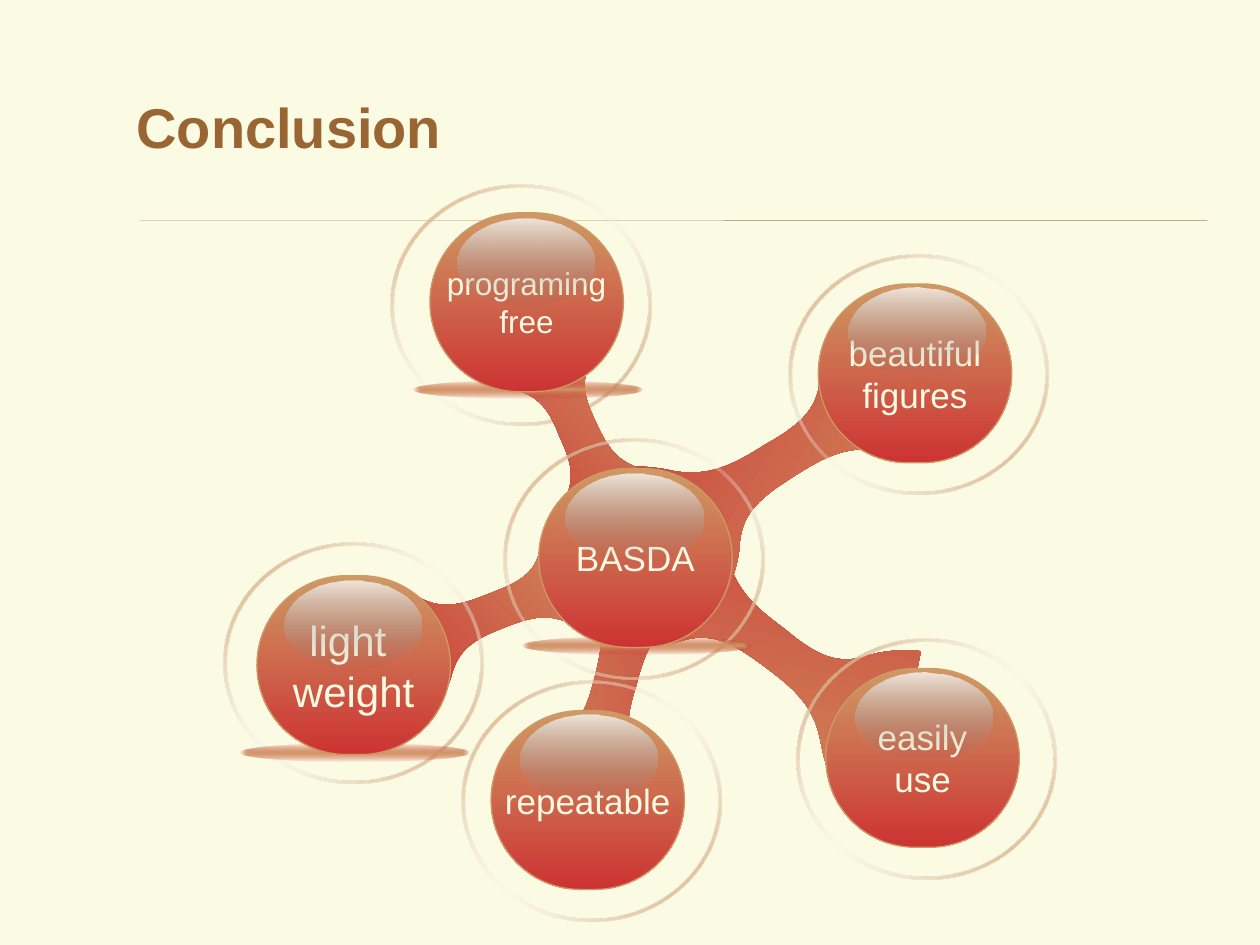
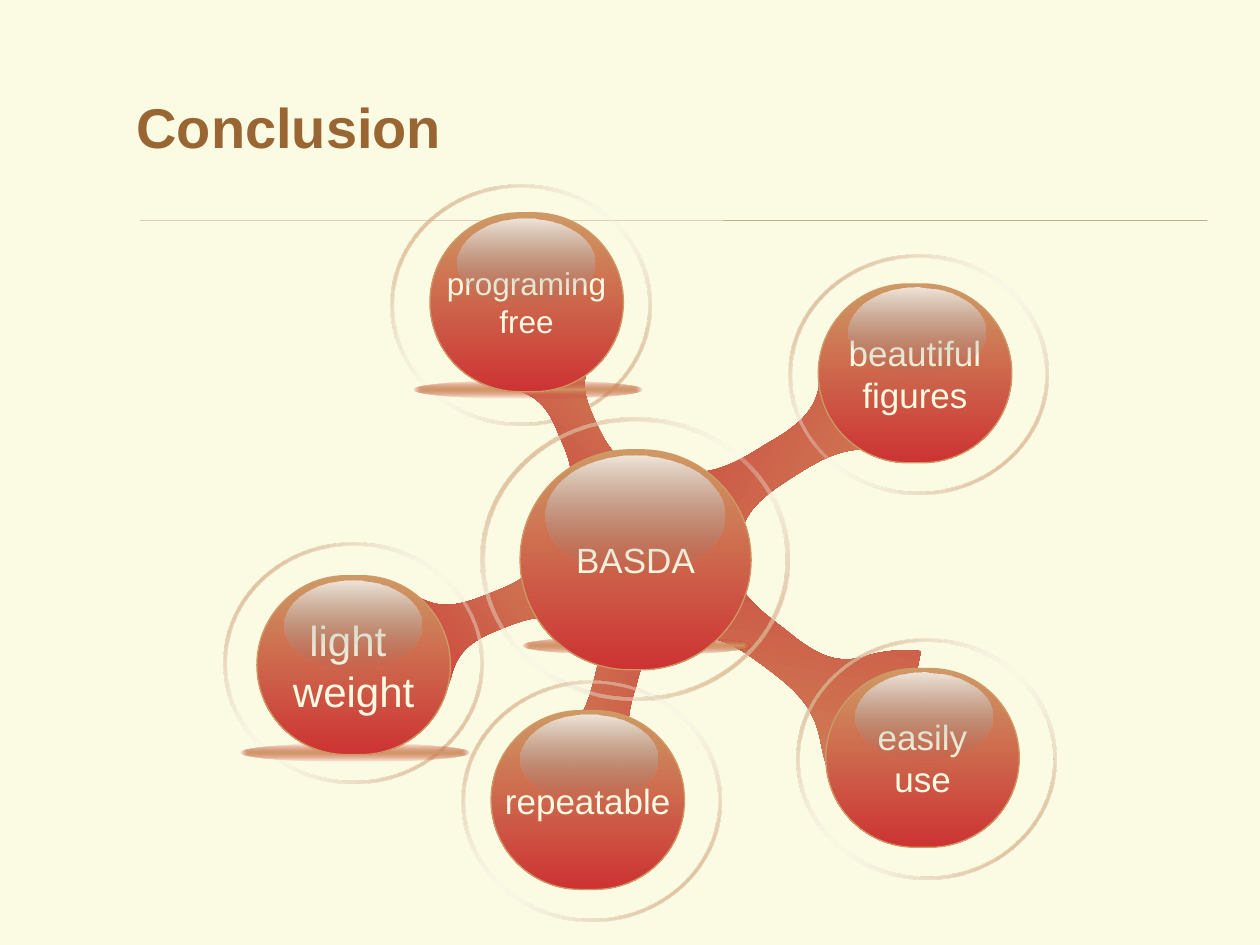
Before and after one commit to YancyW/BASDA, a slide deck: slide 21 of doc/BASDA_Introduction.pptx (slide 35 before the commit). Drawn at 1260x945 pixels with LibreOffice and Linux fonts; fonts in the diff are those of the drawing; background and template pictures are left out. Boxes give left, top, right and bottom in pixels: in the first picture for what was removed or moved away, otherwise in the second. Text is boxed around its words. In the diff, an @@ line names an element or a change of style, - is before the commit and + after.

```diff
--- a/doc/BASDA_Introduction.pptx
+++ b/doc/BASDA_Introduction.pptx
@@ freeform shape: place and size @@
-freeform shape at <box>504,438,765,679</box>
+freeform shape at <box>481,417,790,701</box>
@@ rounded rectangle "BASDA": place and size @@
-rounded rectangle "BASDA" at <box>539,469,733,648</box>
+rounded rectangle "BASDA" at <box>520,450,751,670</box>
@@ ellipse: place and size @@
-ellipse at <box>566,474,703,562</box>
+ellipse at <box>546,456,724,576</box>
```
Also in this commit, not shown: 13 other slides changed, 6 slides added, 24 slides removed, 28 other files.
